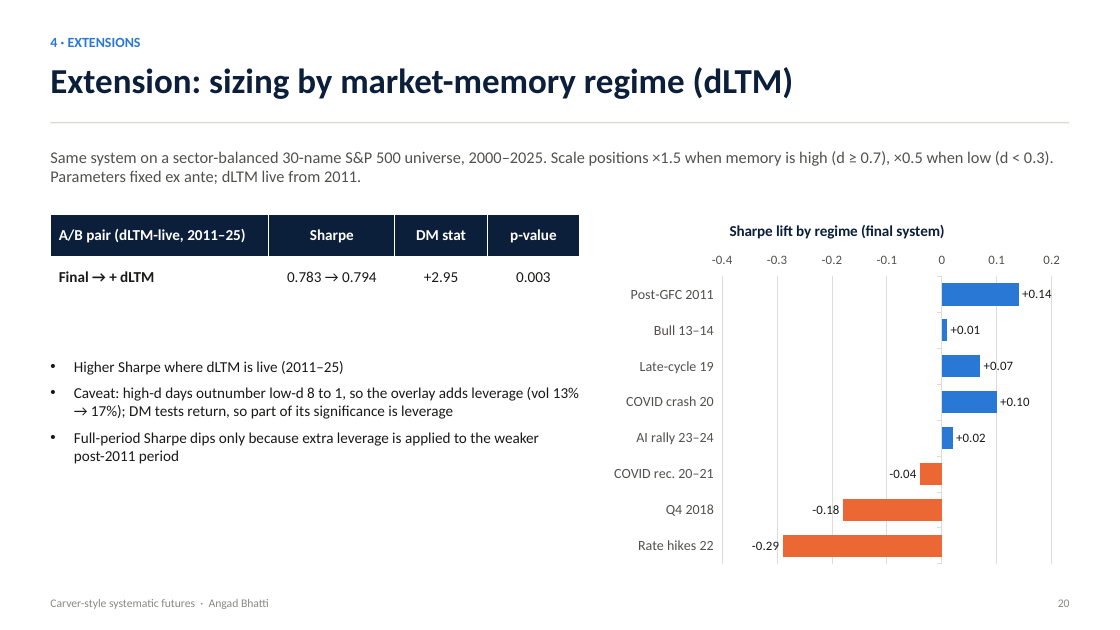
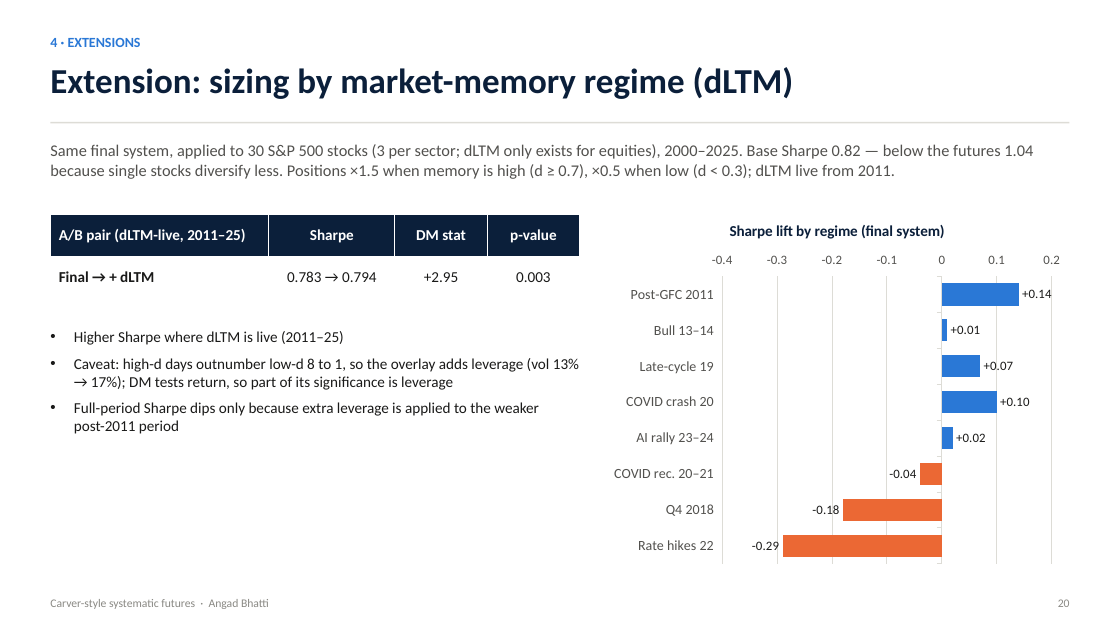
Before and after one commit to Abhatti-123123/carver, a slide deck: slide 20 of carver_presentation.pptx. Drawn at 1120x630 pixels with LibreOffice and Linux fonts; fonts in the diff are those of the drawing. Boxes give left, top, right and bottom in pixels: in the first picture for what was removed or moved away, otherwise in the second. Text is boxed around its words. In the diff, an @@ line names an element or a change of style, - is before the commit and + after.

```diff
--- a/carver_presentation.pptx
+++ b/carver_presentation.pptx
@@ text at (50, 144, 1033, 179): text changed @@
-Same system on a sector-balanced 30-name S&P 500 universe, 2000–2025. Scale positions ×1.5 when memory is high (d ≥ 0.7), ×0.5 when low (d < 0.3). Parameters fixed ex ante; dLTM live from 2011.
+Same final system, applied to 30 S&P 500 stocks (3 per sector; dLTM only exists for equities), 2000–2025. Base Sharpe 0.82 — below the futures 1.04 because single stocks diversify less. Positions ×1.5 when memory is high (d ≥ 0.7), ×0.5 when low (d < 0.3); dLTM live from 2011.
@@ text "Higher Sharpe where dLTM is ...": place and size @@
-text "Higher Sharpe where dLTM is ..." at (74, 361, 579, 464)
+text "Higher Sharpe where dLTM is ..." at (74, 331, 579, 434)
```
Also in this commit, not shown: 1 other file.
